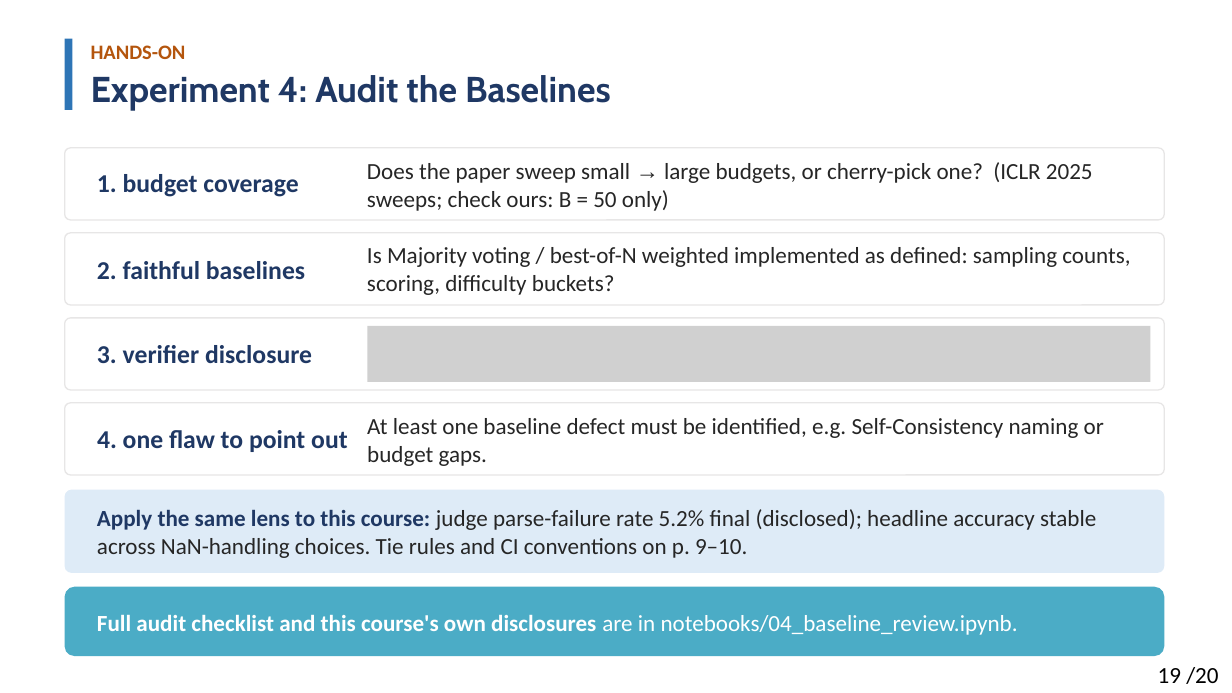
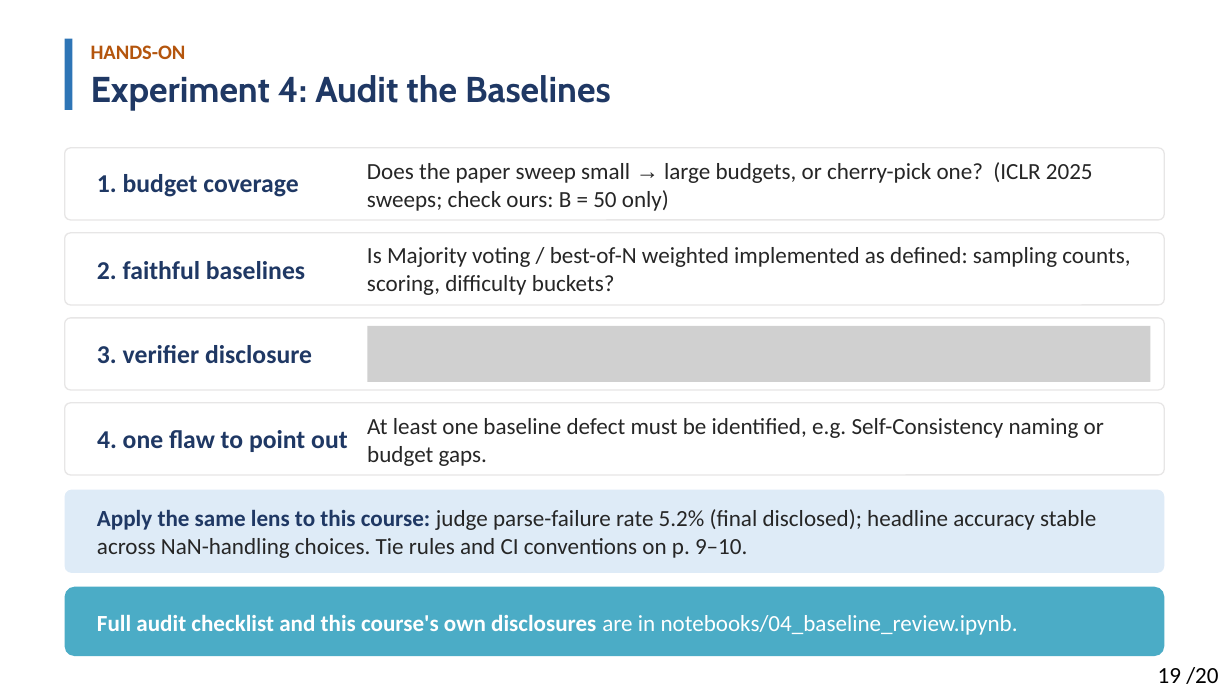
Before and after one commit to Solitus0726/search-vs-verify-course, a slide deck: slide 19 of slides/lecture_slides.pptx. Drawn at 1232x693 pixels with LibreOffice and Linux fonts; fonts in the diff are those of the drawing; grey boxes stand for pictures. Boxes give left, top, right and bottom in pixels: in the first picture for what was removed or moved away, otherwise in the second. Text is boxed around its words. In the diff, an @@ line names an element or a change of style, - is before the commit and + after.

```diff
--- a/slides/lecture_slides.pptx
+++ b/slides/lecture_slides.pptx
@@ text at bbox=[97, 509, 1096, 558]: text changed @@
-Apply the same lens to this course: judge parse-failure rate 5.2% final (disclosed); headline accuracy stable across NaN-handling choices. Tie rules and CI conventions on p. 9–10.
+Apply the same lens to this course: judge parse-failure rate 5.2% (final disclosed); headline accuracy stable across NaN-handling choices. Tie rules and CI conventions on p. 9–10.
```
Also in this commit, not shown: 10 other slides changed, 1 other file.
